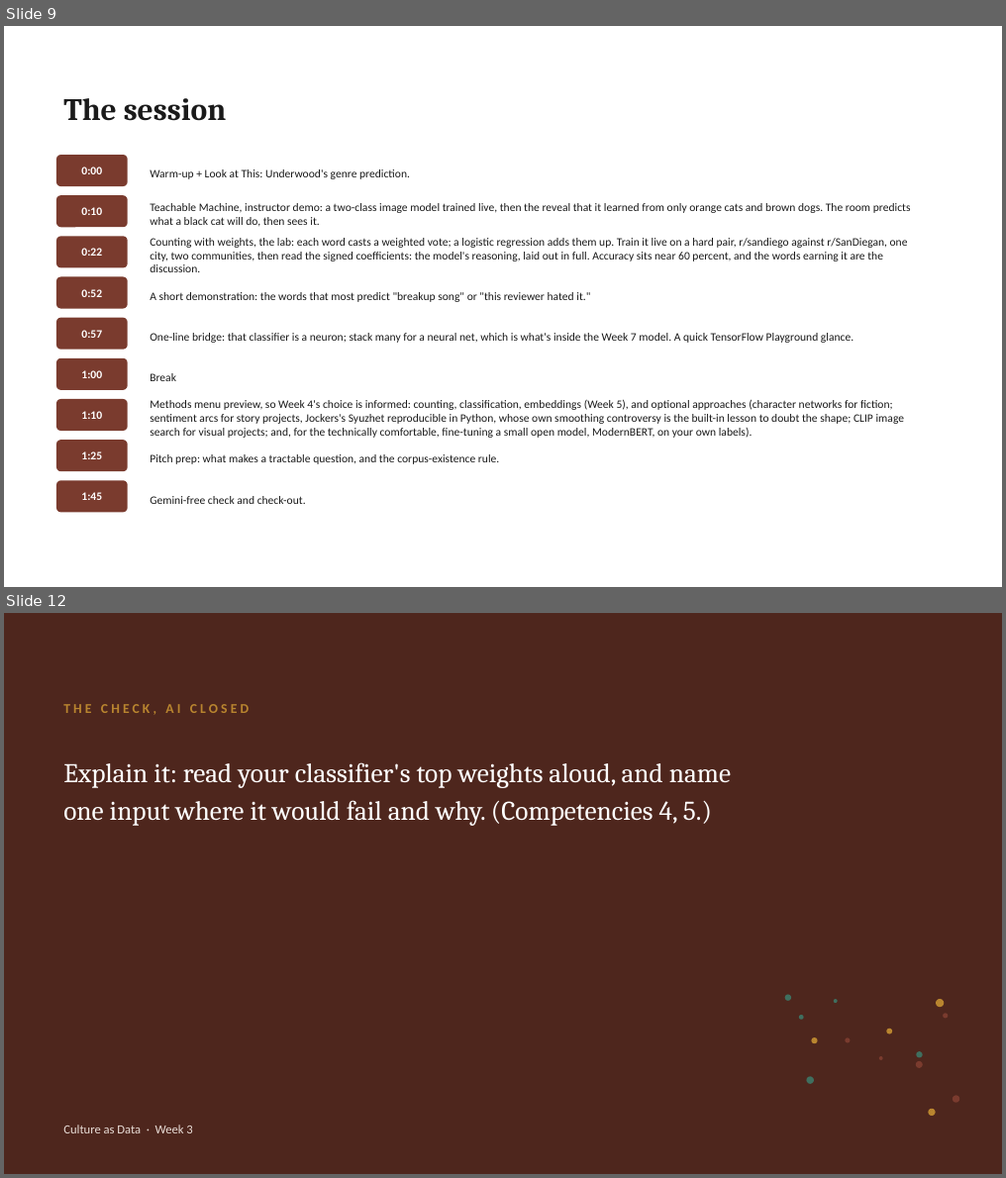
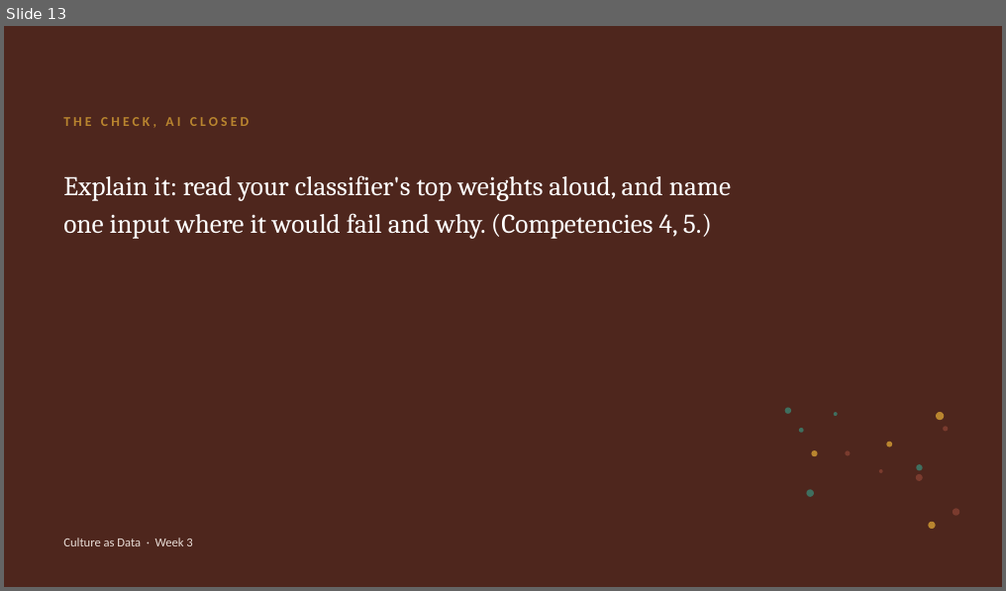
Before and after one commit to lucianli123/culture-as-data-2026, a slide deck: slides/pptx/week-03.pptx. Shown one above the other, each under a label of ours: slides 9 and 12 before the commit, slide 13 after it; the slides between them are not shown. The pictures are 1006x1178 and 1006x591 pixels, drawn with LibreOffice and Linux fonts; fonts in the diff are those of the drawing. Boxes give left, top, right and bottom in pixels: in the first picture for what was removed or moved away, otherwise in the second. Text is boxed around its words. In the diff, an @@ line names an element or a change of style, - is before the commit and + after.

```diff
--- a/slides/pptx/week-03.pptx
+++ b/slides/pptx/week-03.pptx
@@ slide 9 removed at [4, 26, 1002, 587], background #FFFFFF @@
@@ text removed at [63, 98, 226, 121] @@
-The session
@@ rounded rectangle removed at [56, 155, 128, 186] @@
@@ text removed at [81, 167, 102, 174] @@
-0:00
@@ text removed at [150, 170, 410, 179] @@
-Warm-up + Look at This: Underwood's genre prediction.
@@ rounded rectangle removed at [56, 195, 128, 227] @@
@@ text removed at [150, 203, 911, 227] @@
-Teachable Machine, instructor demo: a two-class image model trained live, then the reveal that it learned from only orange cats and brown dogs. The room predicts what a black cat will do, then sees it.
@@ text removed at [81, 207, 102, 215] @@
-0:10
@@ rounded rectangle removed at [56, 236, 128, 268] @@
@@ text removed at [81, 248, 102, 256] @@
-0:22
@@ text removed at [150, 238, 908, 273] @@
-Counting with weights, the lab: each word casts a weighted vote; a logistic regression adds them up. Train it live on a hard pair, r/sandiego against r/SanDiegan, one city, two communities, then read the signed coefficients: the model's reasoning, laid out in full. Accuracy sits near 60 percent, and the words earning it are the discussion.
@@ rounded rectangle removed at [56, 276, 128, 308] @@
@@ text removed at [81, 289, 102, 297] @@
-0:52
@@ text removed at [150, 292, 590, 302] @@
-A short demonstration: the words that most predict "breakup song" or "this reviewer hated it."
@@ rounded rectangle removed at [56, 318, 128, 350] @@
@@ text removed at [81, 330, 102, 338] @@
-0:57
@@ text removed at [150, 333, 853, 343] @@
-One-line bridge: that classifier is a neuron; stack many for a neural net, which is what's inside the Week 7 model. A quick TensorFlow Playground glance.
@@ rounded rectangle removed at [56, 359, 128, 390] @@
@@ text removed at [81, 371, 102, 378] @@
-1:00
@@ text removed at [150, 373, 176, 381] @@
-Break
@@ rounded rectangle removed at [56, 399, 128, 431] @@
@@ text removed at [81, 411, 102, 419] @@
-1:10
@@ text removed at [150, 399, 905, 438] @@
-Methods menu preview, so Week 4's choice is informed: counting, classification, embeddings (Week 5), and optional approaches (character networks for fiction; sentiment arcs for story projects, Jockers's Syuzhet reproducible in Python, whose own smoothing controversy is the built-in lesson to doubt the shape; CLIP image search for visual projects; and, for the technically comfortable, fine-tuning a small open model, ModernBERT, on your own labels).
@@ rounded rectangle removed at [56, 440, 128, 472] @@
@@ text removed at [81, 452, 102, 460] @@
-1:25
@@ text removed at [150, 455, 499, 465] @@
-Pitch prep: what makes a tractable question, and the corpus-existence rule.
@@ rounded rectangle removed at [56, 481, 128, 513] @@
@@ text removed at [81, 492, 102, 500] @@
-1:45
@@ text removed at [150, 496, 306, 504] @@
-Gemini-free check and check-out.
@@ what was slide 12 is now slide 13 @@
```
Also in this commit, not shown: 9 slides changed, 2 slides added, 14 other files.
